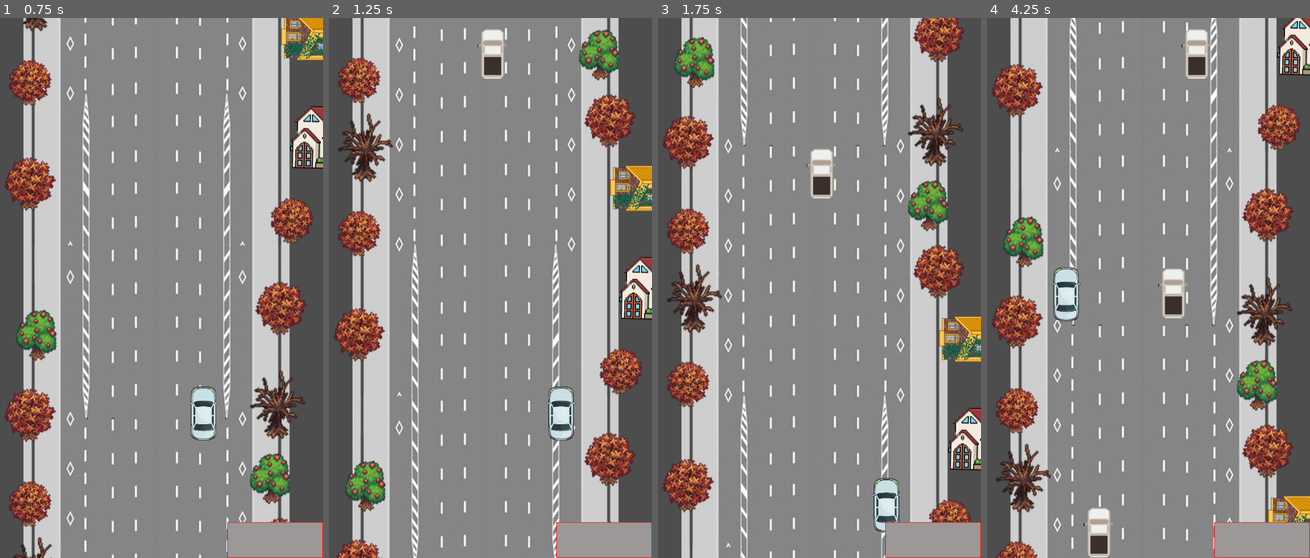
Above: before the commit, frames 1-4 (left to right).
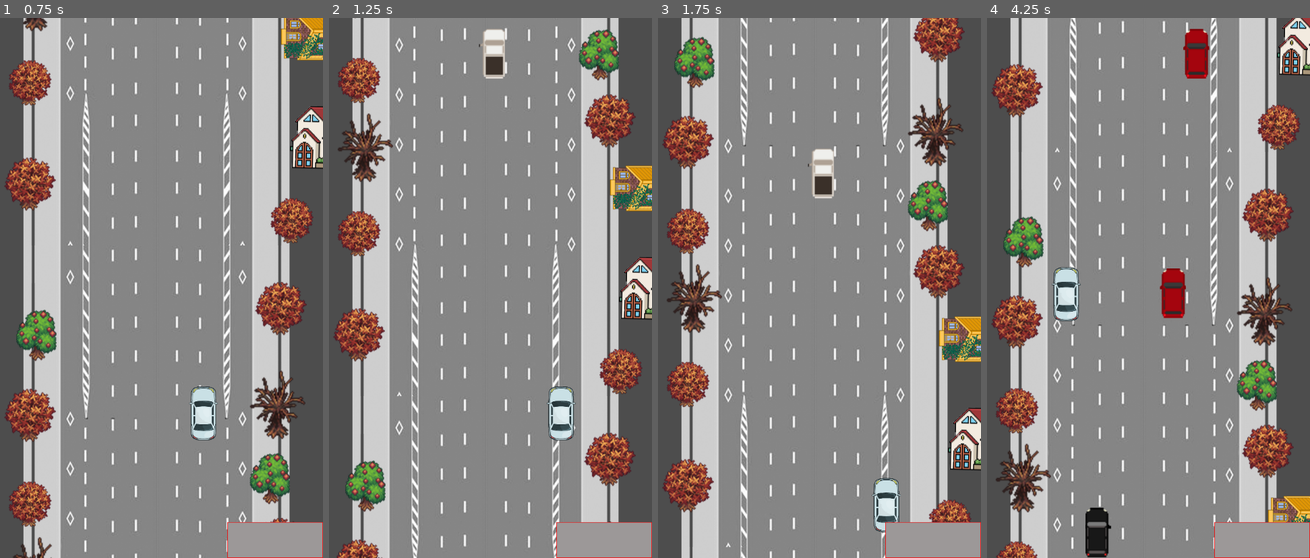
Above: after the commit, the same moments.

Repository: Zanzigzan/ChaosHacks-2024
Game: Godot game, scene res://main.tscn
Two runs of this game, one before a commit and one after it. Both use one fixed random seed, a clock stepped at 60 frames per second and the inputs below.
Inputs:
- Up to frame 1 (0.75 s): hold Right (ui_right) from 0.53 s (still down)
- Up to frame 2 (1.25 s): keep holding Right (ui_right)
- Up to frame 3 (1.75 s): release Right (ui_right) at 1.28 s; hold Down (ui_down) from 1.28 s (still down)
- Up to frame 4 (4.25 s): release Down (ui_down) at 2.03 s; hold Right (ui_right) 2.03-2.78 s; hold Up (ui_up) 2.78-3.53 s; hold Left (ui_left) from 3.53 s (still down)

Frame 1 is identical in both runs. In frame 2, 0.2% of the frame differs, in the area x 45-56%, y 2-12%; in frame 3, 0.2%; in frame 4, 2.0%, in the area x 29-70%, y 2-100%.

Commit message:
x

Diff:
--- a/enemy.gd
+++ b/enemy.gd
@@ -6,8 +6,12 @@
 var wiggle_speed = 10 # Lower is faster, higher is slower
 var wiggle_timer = 0
 var crash = false
+var random = randi()%3
+var carType = 32 * random
+
+
 func _ready():
-	pass
+	$RandomSprite.region_rect = Rect2(carType, 0, 27, 52.3)
 
 func _process(delta):
 	global_position.y += speed * delta
--- a/enemy.tscn
+++ b/enemy.tscn
@@ -25,7 +25,7 @@
 scale = Vector2(2, 2)
 texture = ExtResource("2_qonbe")
 region_enabled = true
-region_rect = Rect2(0, -0.127, 30.589, 51.937)
+region_rect = Rect2(32, -0.127, 32, 52.342)
 script = ExtResource("3_0imhu")
 
 [node name="Crash" type="AudioStreamPlayer2D" parent="."]
--- a/main.gd
+++ b/main.gd
@@ -48,9 +48,9 @@
 		var enemy = enemy_scenes[1].instantiate()
 		enemy.global_position = Vector2(560, 1340)
 		$EnemyContainer.add_child(enemy)
-	elif countEvent == 2:
-		$EventsMsgs.show_message("ACIDENT AHEAD", "Transit!")
-		countEvent += 1
+	#elif countEvent == 2:
+		#$EventsMsgs.show_message("ACIDENT AHEAD", "Transit!")
+		#countEvent += 1
 	else:
 		$WigglingTimer.start()
 		$DoomTimer.start()
Not shown: 1 places in main.tscn that only renumber resources
